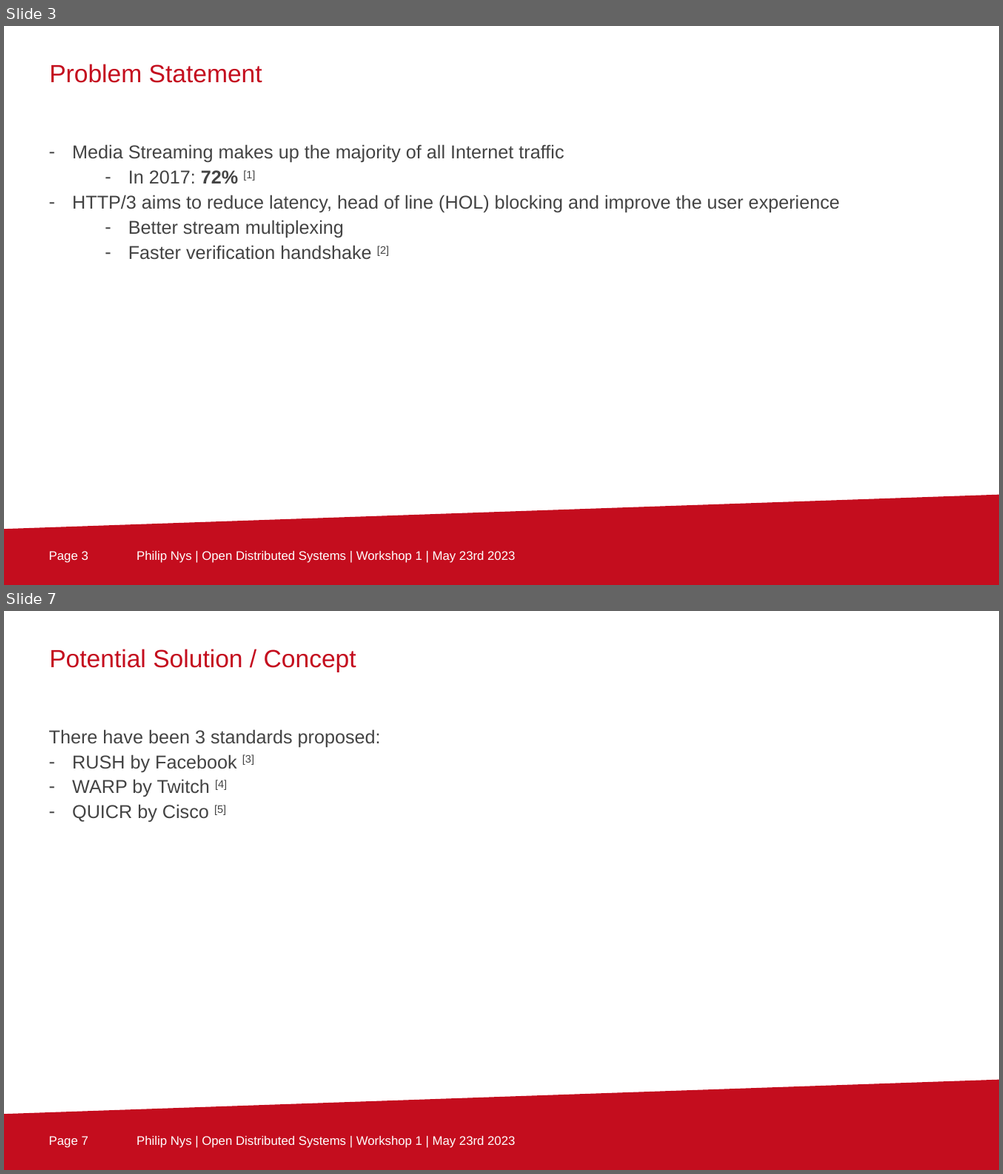
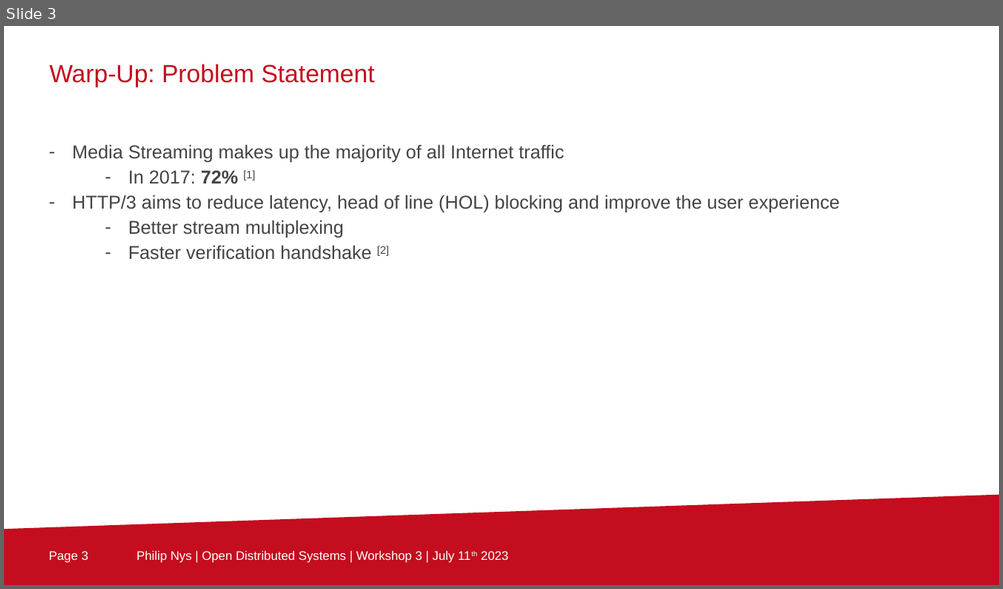
Before and after one commit to ArckyPN/tu-berlin-awt-pj-ss23-http3, a slide deck: Workshops/3/awt-pj-ss23-evaluation-of-http3-for-media-streaming-2.pptx. Shown one above the other, each under a label of ours: slides 3 and 7 before the commit, slide 3 after it; the slides between them are not shown. The pictures are 1003x1174 and 1003x589 pixels, drawn with LibreOffice and Linux fonts; fonts in the diff are those of the drawing; background and template pictures are left out. Boxes give left, top, right and bottom in pixels: in the first picture for what was removed or moved away, otherwise in the second. Text is boxed around its words. In the diff, an @@ line names an element or a change of style, - is before the commit and + after.

```diff
--- a/Workshops/3/awt-pj-ss23-evaluation-of-http3-for-media-streaming-2.pptx
+++ b/Workshops/3/awt-pj-ss23-evaluation-of-http3-for-media-streaming-2.pptx
@@ slide 7 removed at (4,611,999,1170), background #FFFFFF; not listed: 3 template elements that a slide beside it also shows @@
@@ text removed at (49,649,356,672) @@
-Potential Solution / Concept
@@ text removed at (49,729,381,823) @@
-There have been 3 standards proposed:
-– RUSH by Facebook [3]
-– WARP by Twitch [4]
-– QUICR by Cisco [5]
@@ slide 3 changed as well @@
@@ text at (49,64,375,87): text changed @@
-Problem Statement
+Warp-Up: Problem Statement
@@ text at (136,551,508,563): text changed @@
-Philip Nys | Open Distributed Systems | Workshop 1 | May 23rd 2023
+Philip Nys | Open Distributed Systems | Workshop 3 | July 11th 2023
```
Also in this commit, not shown: 4 other slides changed, 4 slides added, 3 other slides removed, 2 other files.
